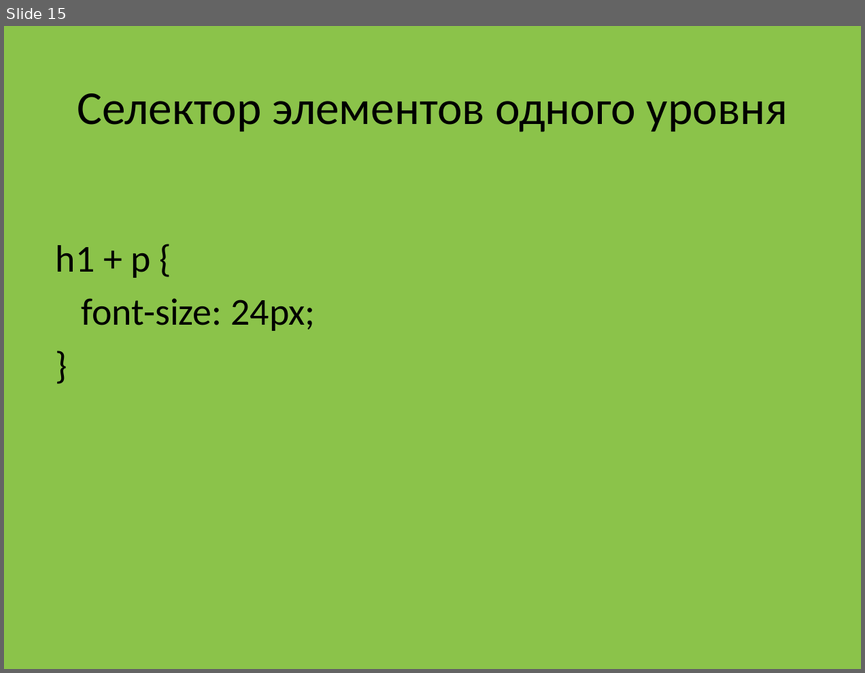
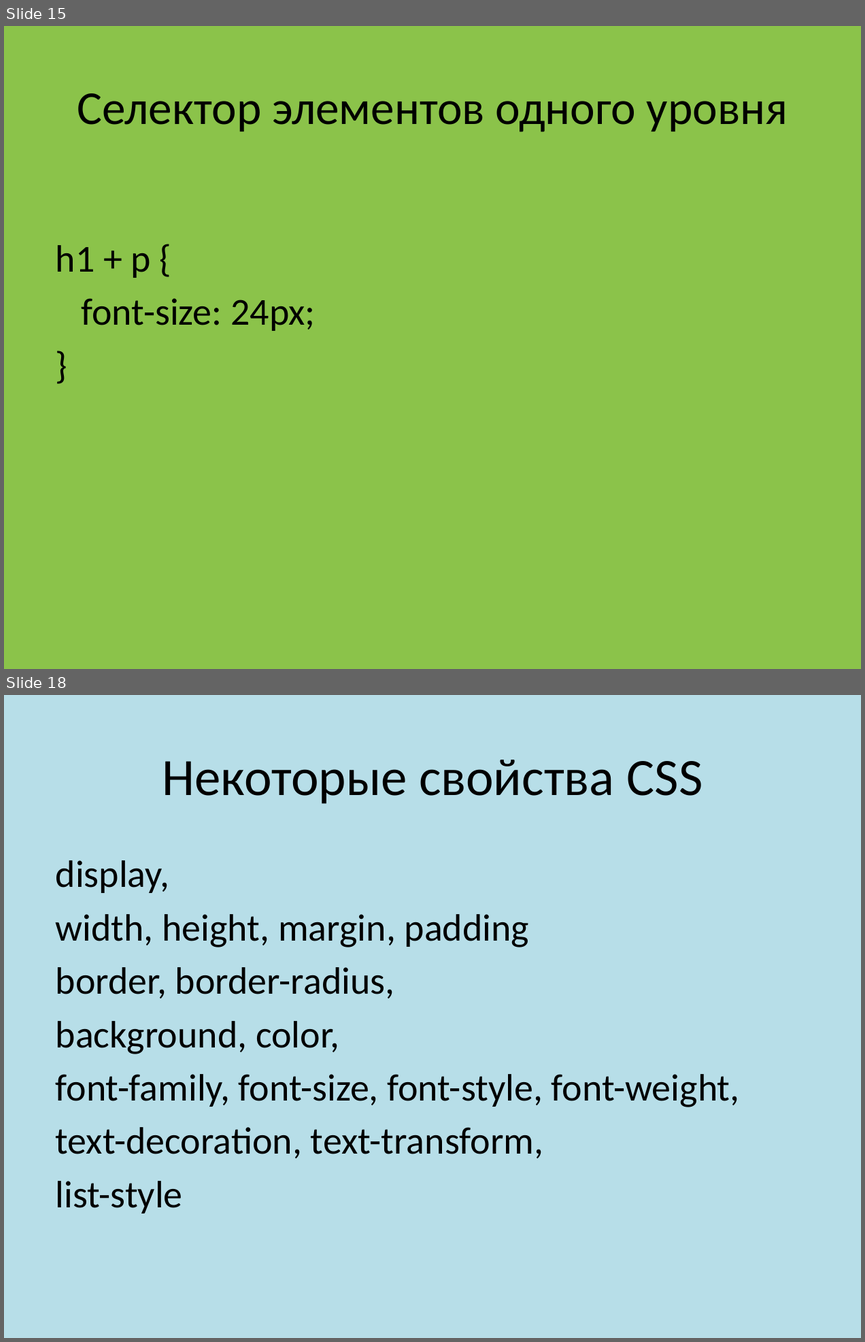
Before and after one commit to fedyashev/course-frontend-group-2, a slide deck: 00-presentation/Frontend 102.pptx. Shown one above the other, each under a label of ours: slide 15 before the commit, slides 15 and 18 after it; the slides between them are not shown. The pictures are 865x673 and 865x1342 pixels, drawn with LibreOffice and Linux fonts; fonts in the diff are those of the drawing. Boxes give left, top, right and bottom in pixels: in the first picture for what was removed or moved away, otherwise in the second. Text is boxed around its words. In the diff, an @@ line names an element or a change of style, - is before the commit and + after.

```diff
--- a/00-presentation/Frontend 102.pptx
+++ b/00-presentation/Frontend 102.pptx
@@ slide 18 added at (4, 695, 861, 1338), background #B7DEE8 @@
@@ title added at (162, 760, 703, 804), 44 pt, text #000000 @@
+Некоторые свойства CSS
@@ text added at (56, 860, 740, 1213), 32 pt, text #000000 @@
+display,
+width, height, margin, padding
+border, border-radius,
+background, color,
+font-family, font-size, font-style, font-weight,
+text-decoration, text-transform,
+list-style
```
Also in this commit, not shown: 7 other slides added.
